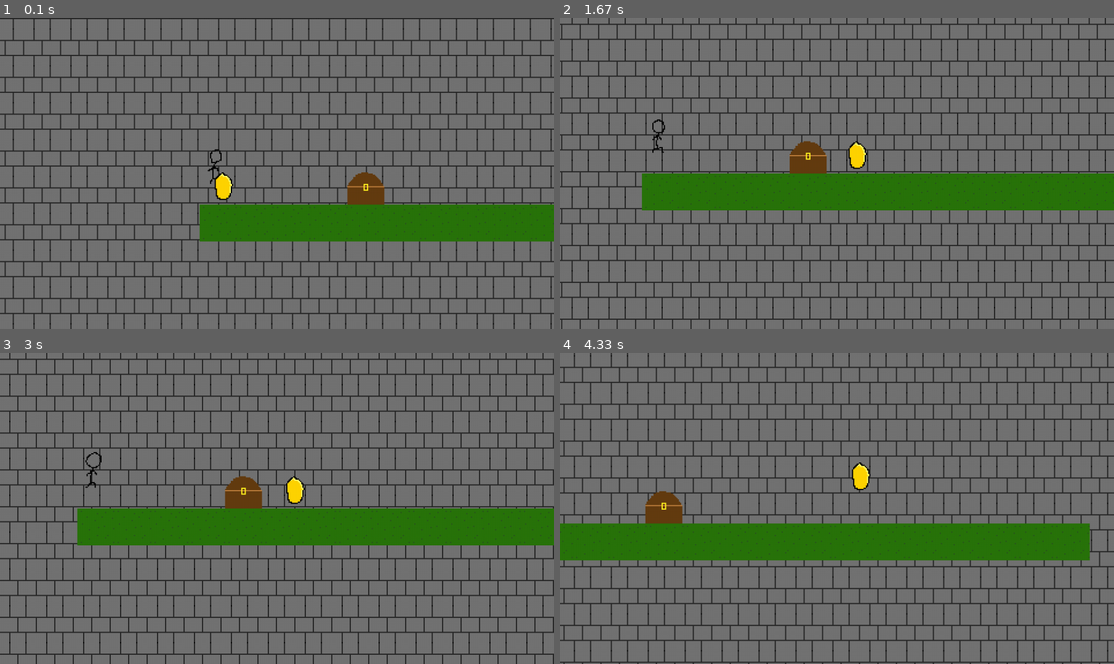
Above: before the commit, frames 1-4 (two rows, left to right).
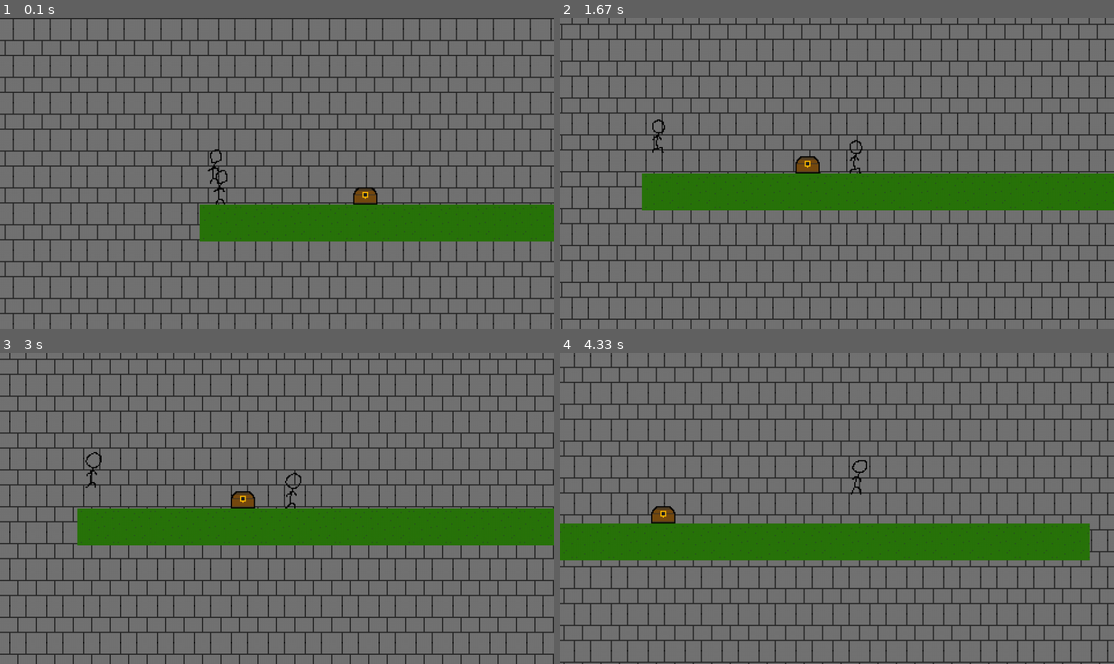
Above: after the commit, the same moments.

Repository: Firedan1176/Pygame-Platformer
Game: pygame game, started from game.py
Two runs of this game, one before a commit and one after it. Both use one fixed random seed, a clock stepped at 60 frames per second and the inputs below.
Inputs (mouse positions are in pixels of both pictures, inside the frame that each line leads up to):
- Up to frame 1 (0.1 s): no input
- Up to frame 2 (1.67 s): hold Right 0.33-0.8 s; hold Right 0.83-1.3 s; tap Space at 0.9, 1.2 s; click (1014, 164) at 1.38 s
- Up to frame 3 (3 s): tap E at 2.67 s
- Up to frame 4 (4.33 s): hold Right 3-3.63 s; tap Space at 3.07, 3.37, 4.23 s; hold Right from 4.17 s (still down)

The runs differ from the first frame. In frame 1, 0.7% of the frame differs, in the area x 38-70%, y 48-61%; in frame 2, 0.7%; in frame 3, 0.7%; in frame 4, 0.7%.

Commit message:
Player anim, locals
Player does not flip correctly. Need to change workflow to call a render() function on objects that aren't base GameObject. All other classes MUST then implement a render() function

Diff:
--- a/game.py
+++ b/game.py
@@ -36,12 +36,15 @@
 animTile.sprite = sprite2.loadSpriteAnimation("player_idle")
 animTile.play("player_idle")
 
+_player = objects.getObjectsOfType(player.Player)[0]
+_player.sprite = sprite2.loadSpriteAnimation("player_idle")
+_player.play("player_idle")
 
 #####
 camera = Camera(15)
 camera.setTarget(player.getPlayer())
 
-fps_delay = 120 #Show fps every 2 seconds
+fps_delay = 60 #Show fps every second
 fps_delta = 0
 
 while True:
@@ -55,7 +58,7 @@
     clock.tick(60)
 
     #Show FPS
-    if fps_delta >= fps_delay:
+    if fps_delta >= fps_delay and DEBUGGING:
         fps_delta = 0
         print("%0.2f" % clock.get_fps() + " FPS")
 
--- a/loading.py
+++ b/loading.py
@@ -9,7 +9,7 @@
 import sprite2
 
 from pygame.math import Vector2
-
+from local import *
 
 """Dictionary that pairs an ID to an intermediate class for object configurations"""
 object_database = {}
@@ -40,7 +40,6 @@
     }
 
 VERSION = 1
-DEBUGGING = True
 
 """Intermediate class for generating objects"""
 class ObjConfig:
@@ -107,7 +106,7 @@
                         x = ObjConfig.loadedObjs[obj_id] = _obj
                         return x
 
-            print("Not found")
+            print("Loading get: Not found")
 
     """Note you may not want to really ever do this"""
     def purge():
--- a/local.py
+++ b/local.py
@@ -1,3 +1,5 @@
 SCREENWIDTH = 480
 SCREENHEIGHT = 270
 SCALEFACTOR = 2
+
+DEBUGGING = False
--- a/objects.py
+++ b/objects.py
@@ -58,6 +58,7 @@
     """Updates the sprite on this GameObject and returns it."""
     def updateSprite(self):
         if self.isPlaying:
+            print(self, type(self.sprite))
             if self.currentSprite == len(self.sprite) - 1 and self.spriteUpdateDelta >= 1 / self.spriteSpeed:
                 if self.looping:
                     self.currentSprite = 0
@@ -76,14 +77,12 @@
         if animName in sprite2.loadedSprites:
             self.sprite = sprite2.loadedSprites[animName]
         else:
-            raise Exception('Animation \'' + animName + '\' is not loaded yet but tried to play it')
+            raise Exception('Cannot play animation: Animation \'' + animName + '\' is not loaded')
 
         self.isPlaying = True
 
     def stop(self):
         self.isPlaying = False
-
-
 
 """
 Object which has physics interactions
@@ -145,10 +144,12 @@
             self.updateWindow()
             self.window.visible = True
             self.opened = True
+            player.currentInteraction = self
         else:
             player.frozen = False
             self.window.visible = False
             self.opened = False
+            player.currentInteraction = None
 
 class Item:
     def __init__(self, name, sprite = None, action = None):
@@ -161,8 +162,6 @@
 
     def getSprite(self):
         return self._sprite
-
-
 
 
 
@@ -186,6 +185,7 @@
     #Change 'x.z' to search by a different value other than the z depth
     i = utils.binarySearch([x.z for x in scene_gameobjects], obj.z, 0, len(scene_gameobjects) - 1)
     scene_gameobjects = scene_gameobjects[:i] + [obj] + scene_gameobjects[i:]
+
 
 """Clears all objects from the scene."""
 def unloadScene():
--- a/player.py
+++ b/player.py
@@ -3,6 +3,7 @@
 from pygame.locals import *
 from pygame.math import Vector2
 import inputcontrol
+import sprite2
 
 def getPlayer():
     player = objects.getObjectsOfType(Player)
@@ -23,6 +24,14 @@
         self.jumped = False
         self.wall_hug = False
         self.dir = 1
+        self.currentInteraction = None
+
+        #0 = Idle
+        #1 = Started moving
+        #2 = Stopped moving
+        #3 = Moving
+        self.state = 0
+
         inputcontrol.createAxis("Move Horizontal", K_RIGHT, K_LEFT, self.move)
         inputcontrol.createInput("Attack", 1, KEYDOWN, self.attack)
         inputcontrol.createInput("Jump", K_SPACE, KEYDOWN, self.jump)
@@ -31,6 +40,14 @@
 
     """Applies velocity to the player from raw input"""
     def move(self, val):
+        #Set the 'state' of the player's movement
+        if val == 0:
+            if self.state == 1 or self.state == 3: self.state = 2
+            else: self.state = 0
+        else:
+            if self.state == 0 or self.state == 2: self.state = 1
+            else: self.state = 3
+
         if self.frozen:
             #Move to a stop
             self.velocity = Vector2.lerp(self.velocity, Vector2(0, 0), self.inertia)
@@ -70,4 +87,7 @@
         for pair in self.collisionData:
             if not pair[0].collisions:
                 pair[0].interact(self)
-                break #Remove this line to have multi-entity interactions
+                return #Remove this line to have multi-entity interactions
+        #Didn't return, not interacting with anything
+        if self.currentInteraction:
+            self.currentInteraction.interact(self)
Binary file changed: chest.png
